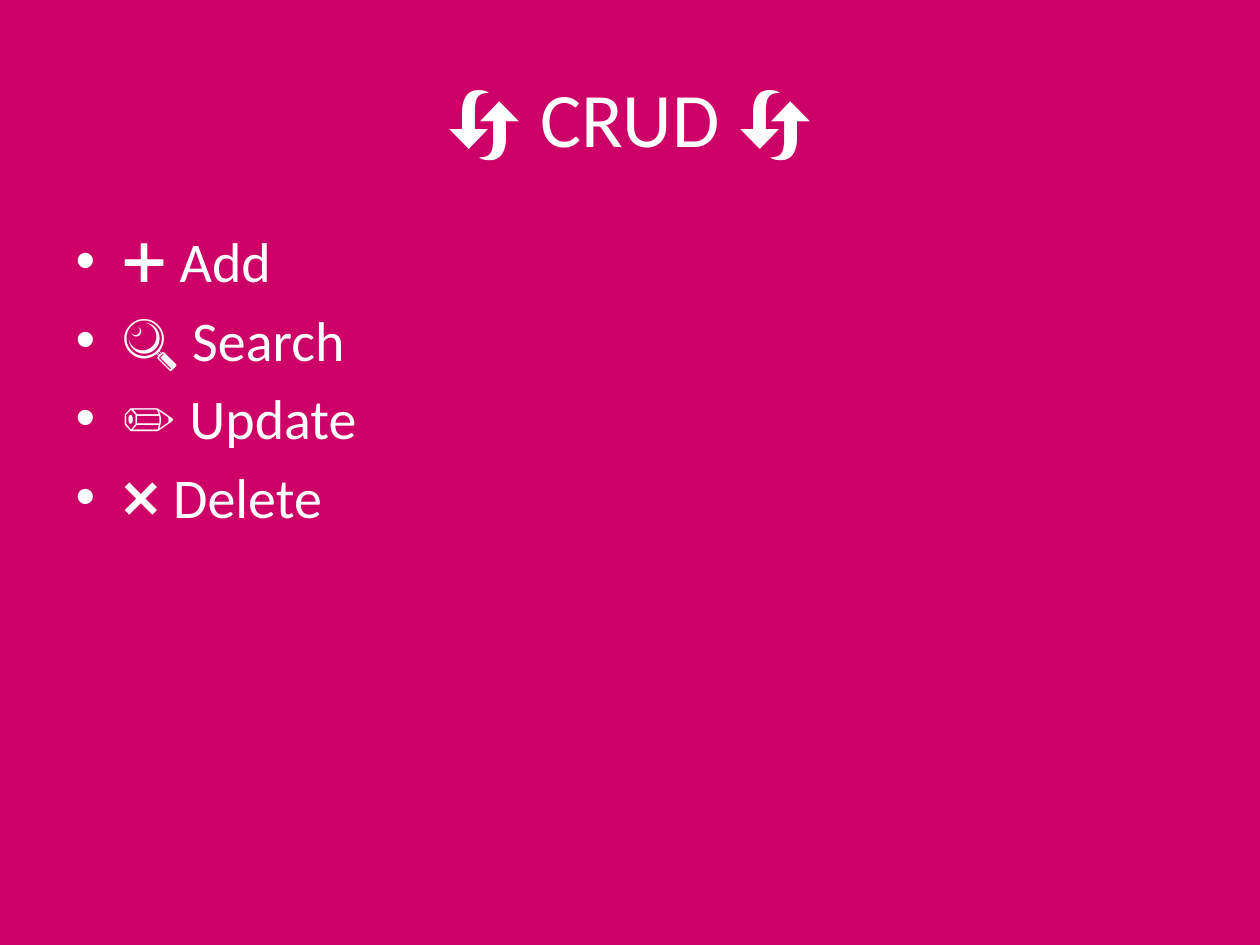
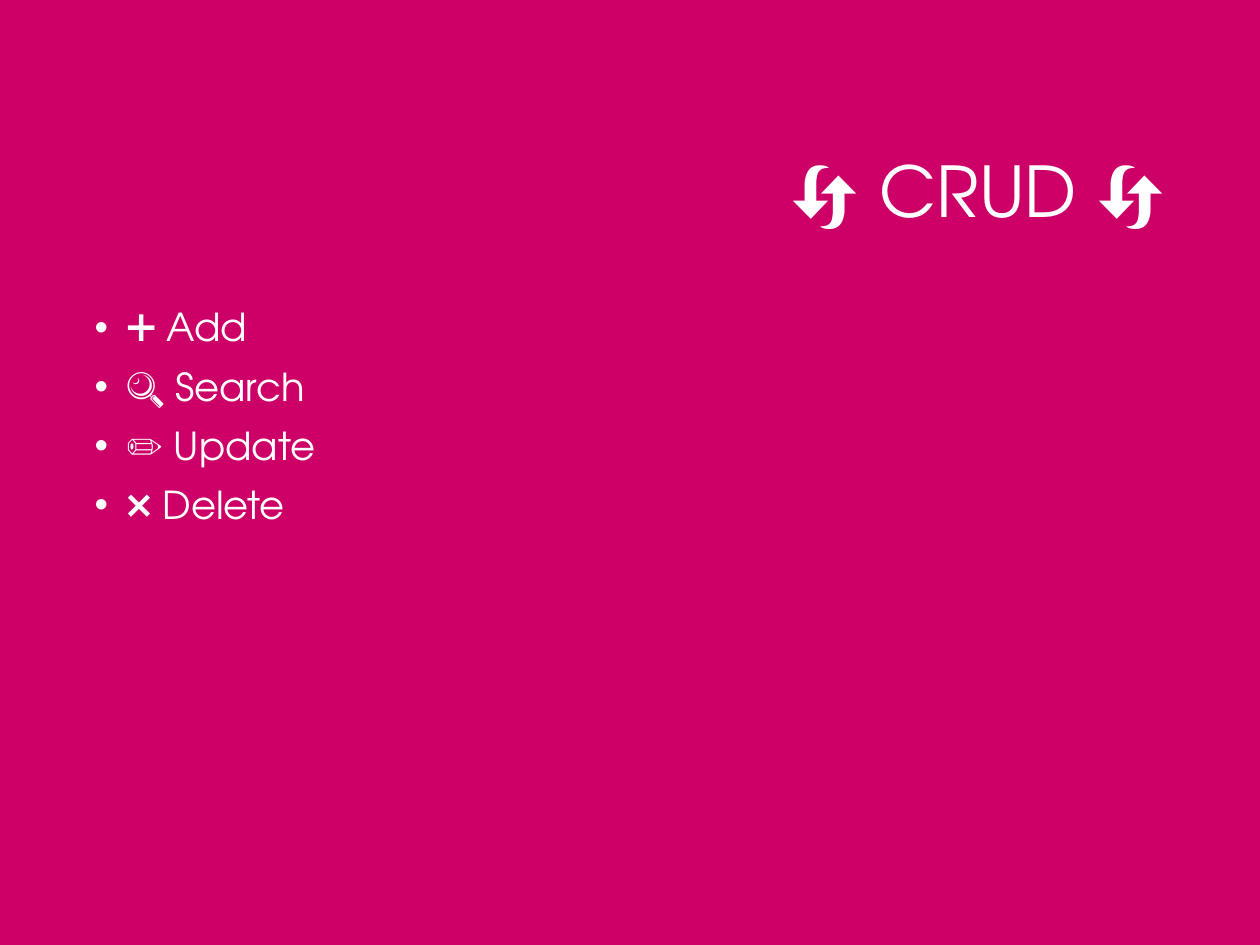
Before and after one commit to hemal-vasili/City-Transport-Manageent, a slide deck: slide 6 of ppt/ppt.pptx. Drawn at 1260x945 pixels with LibreOffice and Linux fonts; fonts in the diff are those of the drawing; background and template pictures are left out. Boxes give left, top, right and bottom in pixels: in the first picture for what was removed or moved away, otherwise in the second. Text is boxed around its words. In the diff, an @@ line names an element or a change of style, - is before the commit and + after.

```diff
--- a/ppt/ppt.pptx
+++ b/ppt/ppt.pptx
@@ title "🔄 CRUD 🔄": place and size @@
-title "🔄 CRUD 🔄" at box(540, 97, 719, 148)
+title "🔄 CRUD 🔄" at box(879, 164, 1077, 218)
@@ title "🔄 CRUD 🔄" at box(879, 164, 1077, 218): size 44 to 40 pt, font Calibri to TeX Gyre Adventor; alignment centre to right; line spacing 1 to 0.9 @@
@@ text "➕ Add": place and size @@
-text "➕ Add" at box(173, 243, 356, 519)
+text "➕ Add" at box(162, 312, 316, 520)
@@ text "➕ Add" at box(162, 312, 316, 520): size 32 to 22 pt, font Calibri to TeX Gyre Adventor; indent changed; line spacing 1 to 0.9; more space between paragraphs @@
```
Also in this commit, not shown: 7 other slides changed.
